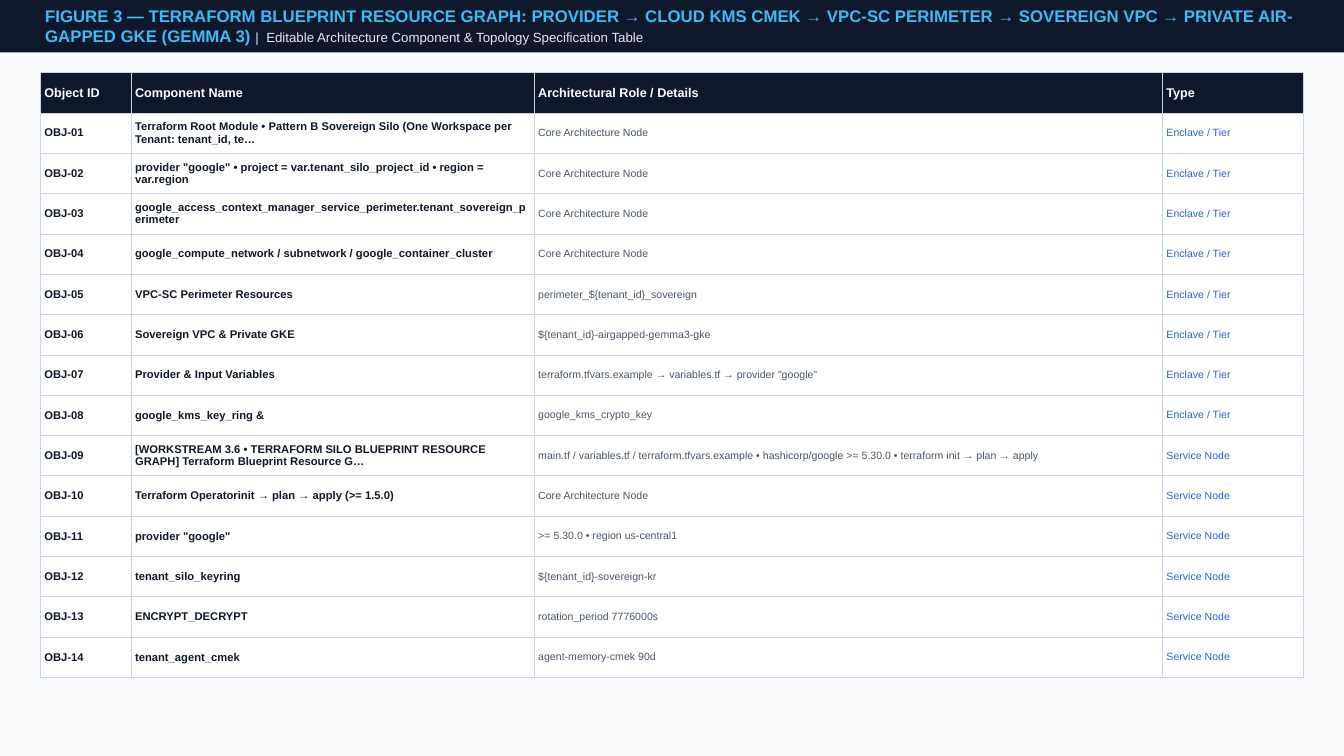
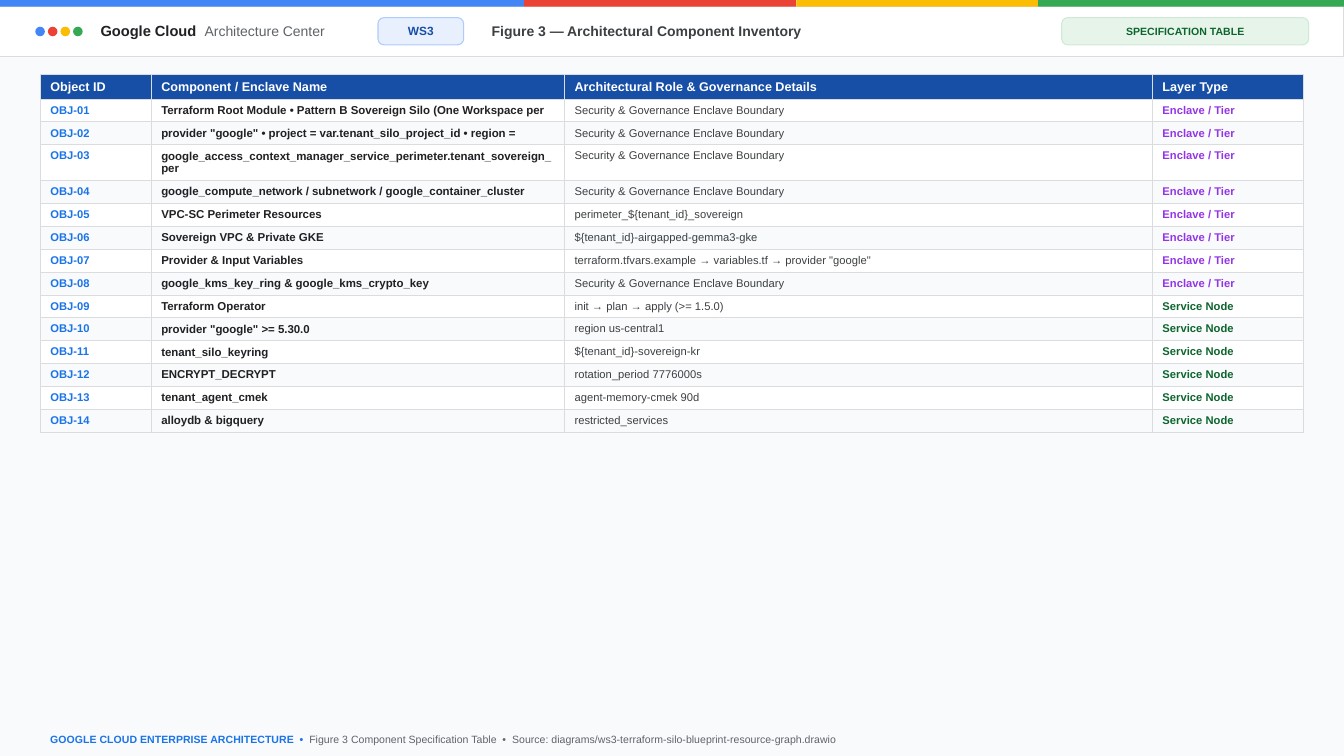
Before and after one commit to nitinaggarwal-12/blogs, a slide deck: slide 37 of slides/geap-multi-tenancy-all-workstreams-editable-slides.pptx. Drawn at 1344x756 pixels with LibreOffice and Linux fonts; fonts in the diff are those of the drawing. Boxes give left, top, right and bottom in pixels: in the first picture for what was removed or moved away, otherwise in the second. Text is boxed around its words. In the diff, an @@ line names an element or a change of style, - is before the commit and + after.

Commit message:
feat(slides+portal): add PromptCanvas Cloud Viewer & Open with Google Slides/Docs split-pill, fix Google Slides OOXML text-box shrink/insets & arrowheads, sync 6 decks + 6 blogs to Drive v3

```diff
--- a/slides/geap-multi-tenancy-all-workstreams-editable-slides.pptx
+++ b/slides/geap-multi-tenancy-all-workstreams-editable-slides.pptx
@@ rectangle: place and size @@
-rectangle at [0, 0, 1344, 52]
+rectangle at [0, 7, 1344, 56]
@@ rectangle at [0, 7, 1344, 56]: fill #0F172A to #FFFFFF; outline none to #DADCE0 0.75 pt @@
@@ rectangle added at [0, 0, 524, 7], fill #4285F4 @@
@@ ellipse added at [35, 27, 45, 37], fill #4285F4 @@
@@ text removed at [45, 10, 1292, 46] @@
-FIGURE 3 — TERRAFORM BLUEPRINT RESOURCE GRAPH: PROVIDER → CLOUD KMS CMEK → VPC-SC PERIMETER → SOVEREIGN VPC → PRIVATE AIR-GAPPED GKE (GEMMA 3) | Editable Architecture Component & Topology Specification Table
@@ ellipse added at [47, 27, 57, 37], fill #EA4335 @@
@@ ellipse added at [60, 27, 71, 37], fill #FBBC04 @@
@@ ellipse added at [73, 27, 83, 37], fill #34A853 @@
@@ text added at [101, 25, 325, 39], 10 pt, text #5F6368 @@
+Google Cloud Architecture Center
@@ rounded rectangle added at [378, 17, 464, 44], fill #E8F0FE, outline #AECBFA 0.75 pt @@
@@ text added at [408, 27, 434, 35], 8.5 pt, text #174EA6, bold @@
+WS3
@@ text added at [492, 26, 801, 39], 10 pt, text #3C4043, bold @@
+Figure 3 — Architectural Component Inventory
@@ rectangle added at [524, 0, 797, 7], fill #EA4335 @@
@@ rectangle added at [797, 0, 1038, 7], fill #FBBC04 @@
@@ rectangle added at [1038, 0, 1344, 7], fill #34A853 @@
@@ rounded rectangle added at [1062, 17, 1309, 44], fill #E6F4EA, outline #CEEAD6 0.75 pt @@
@@ text added at [1126, 27, 1244, 35], 7.5 pt, text #0D652D, bold @@
+SPECIFICATION TABLE
@@ table at [40, 75, 1304, 431] @@
-row 1: Object ID | Component Name | Architectural Role / Details | Type
+row 1: Object ID | Component / Enclave Name | Architectural Role & Governance Details | Layer Type
-row 2, column 2: Terraform Root Module • Pattern B Sovereign Silo (One Workspace per Tenant: tenant_id, te…
+row 2, column 2: Terraform Root Module • Pattern B Sovereign Silo (One Workspace per
-row 2, column 3: Core Architecture Node
+row 2, column 3: Security & Governance Enclave Boundary
@@ row 3, column 2: "provider "google" • project = var.tenant_silo_project_id • region = var.region" to "provider "google" • project = var.tenant_silo_project_id • region =" @@
-row 3, column 3: Core Architecture Node
+row 3, column 3: Security & Governance Enclave Boundary
-row 4, column 2: google_access_context_manager_service_perimeter.tenant_sovereign_perimeter
+row 4, column 2: google_access_context_manager_service_perimeter.tenant_sovereign_per
-row 4, column 3: Core Architecture Node
+row 4, column 3: Security & Governance Enclave Boundary
-row 5, column 3: Core Architecture Node
+row 5, column 3: Security & Governance Enclave Boundary
-row 9, column 2: google_kms_key_ring &
+row 9, column 2: google_kms_key_ring & google_kms_crypto_key
-row 9, column 3: google_kms_crypto_key
+row 9, column 3: Security & Governance Enclave Boundary
-row 10, column 2: [WORKSTREAM 3.6 • TERRAFORM SILO BLUEPRINT RESOURCE GRAPH] Terraform Blueprint Resource G…
+row 10, column 2: Terraform Operator
-row 10, column 3: main.tf / variables.tf / terraform.tfvars.example • hashicorp/google >= 5.30.0 • terraform init → plan → apply
+row 10, column 3: init → plan → apply (>= 1.5.0)
@@ row 11, column 2: "Terraform Operatorinit → plan → apply (>= 1.5.0)" to "provider "google" >= 5.30.0" @@
-row 11, column 3: Core Architecture Node
+row 11, column 3: region us-central1
@@ row 12, column 2: "provider "google"" to "tenant_silo_keyring" @@
-row 12, column 3: >= 5.30.0 • region us-central1
+row 12, column 3: ${tenant_id}-sovereign-kr
-row 13, column 2: tenant_silo_keyring
+row 13, column 2: ENCRYPT_DECRYPT
-row 13, column 3: ${tenant_id}-sovereign-kr
+row 13, column 3: rotation_period 7776000s
-row 14, column 2: ENCRYPT_DECRYPT
+row 14, column 2: tenant_agent_cmek
-row 14, column 3: rotation_period 7776000s
+row 14, column 3: agent-memory-cmek 90d
-row 15, column 2: tenant_agent_cmek
+row 15, column 2: alloydb & bigquery
-row 15, column 3: agent-memory-cmek 90d
+row 15, column 3: restricted_services
@@ fill #0F172A to #174EA6 in row 1 @@
@@ fill #FFFFFF to #F8FAFC in 28 cells @@
@@ text colour #0F172A to #1A73E8 in "OBJ-01", "OBJ-02", "OBJ-03", "OBJ-04" and 10 more places @@
@@ size 7.5 to 8 pt in "Enclave / Tier", "Enclave / Tier", "Enclave / Tier", "Enclave / Tier" and 13 more places @@
@@ text colour #2563EB to #9334E6 in "Enclave / Tier", "Enclave / Tier", "Enclave / Tier", "Enclave / Tier" and 4 more places @@
@@ bold on in "Enclave / Tier", "Enclave / Tier", "Enclave / Tier", "Enclave / Tier" and 10 more places @@
@@ size 8 to 8.2 pt, text colour #0F172A to #202124 in "google_compute_network / subnetwork / google_container_clust ...", "VPC-SC Perimeter Resources", "Sovereign VPC & Private GKE", "Provider & Input Variables" @@
@@ text colour #475569 to #3C4043 in "perimeter_${tenant_id}_sovereign", "${tenant_id}-airgapped-gemma3-gke", "terraform.tfvars.example → variables.tf → provider "google"" @@
@@ text colour #2563EB to #0D652D in "Service Node", "Service Node", "Service Node", "Service Node" and 2 more places @@
@@ borders changed @@
@@ text added at [50, 735, 835, 745], 7.5 pt, text #5F6368 @@
+GOOGLE CLOUD ENTERPRISE ARCHITECTURE • Figure 3 Component Specification Table • Source: diagrams/ws3-terraform-silo-blueprint-resource-graph.drawio
```
Also in this commit, not shown: 46 other slides changed, 13 slides added, 13 slides removed, 17 other files.
